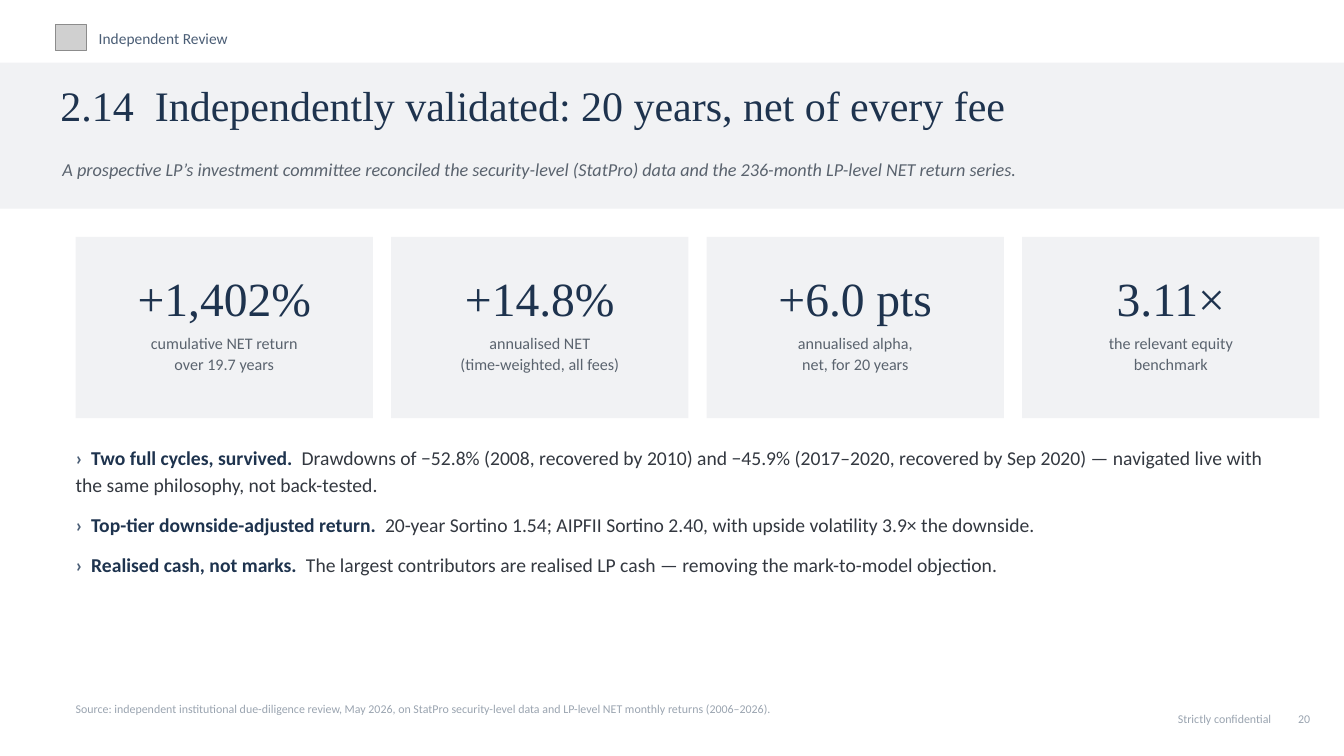
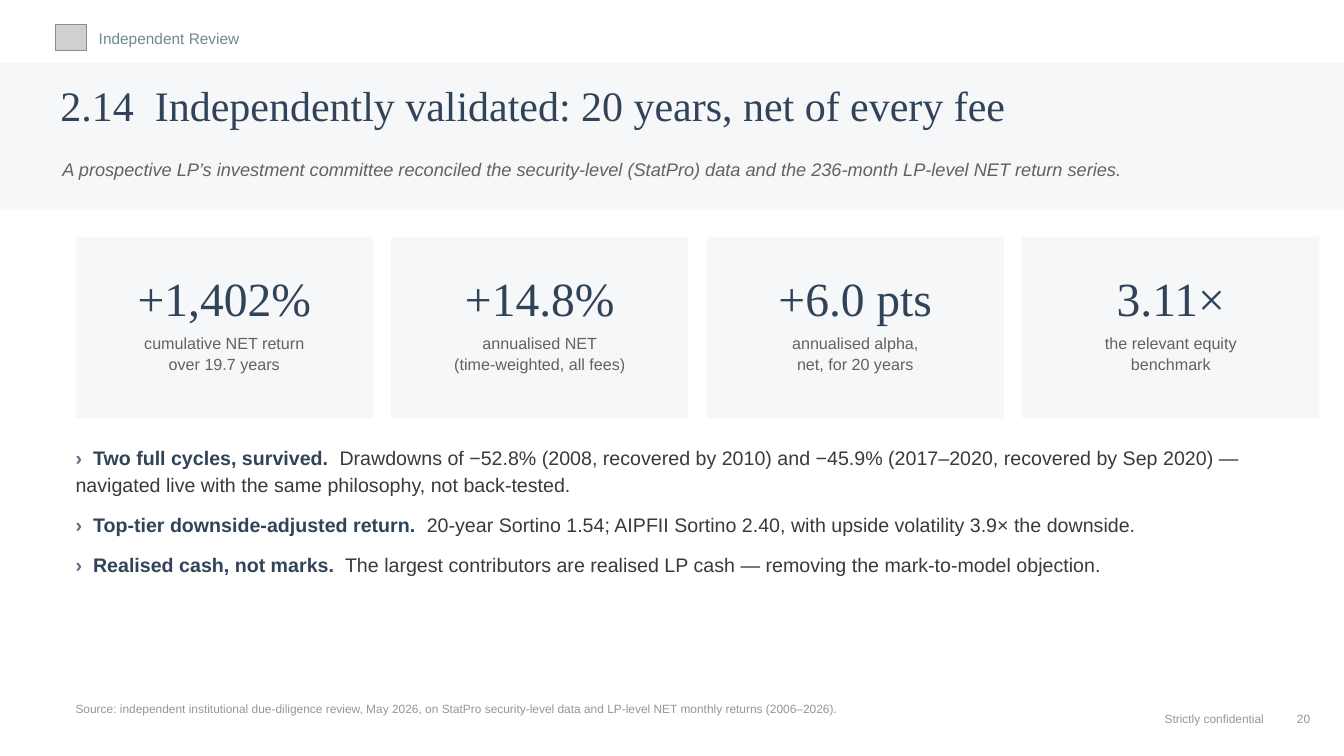
Before and after one commit to charette-lab/Claude, a slide deck: slide 23 of Athanase_Engaged_Ownership_Allocator_Deck.pptx. Drawn at 1344x756 pixels with LibreOffice and Linux fonts; fonts in the diff are those of the drawing; grey boxes stand for pictures. Boxes give left, top, right and bottom in pixels: in the first picture for what was removed or moved away, otherwise in the second. Text is boxed around its words. In the diff, an @@ line names an element or a change of style, - is before the commit and + after.

```diff
--- a/Athanase_Engaged_Ownership_Allocator_Deck.pptx
+++ b/Athanase_Engaged_Ownership_Allocator_Deck.pptx
@@ text "Independent Review" at <box>99,33,240,47</box>: font Calibri to Arial, text colour #4A5D75 to #6F8990 @@
@@ text "2.14 Independently validated: 20 years, ..." at <box>60,91,1005,129</box>: text colour #1E334E to #314359 @@
@@ text "A prospective LP’s investment committee ..." at <box>62,163,1121,180</box>: font Calibri to Arial, text colour #5A636E to #64615E @@
@@ fill #F1F2F4 to #F6F7F9 in 5 elements at <box>0,63,1344,209</box>, <box>76,237,373,418</box>, <box>391,237,689,418</box>, <box>707,237,1004,418</box>, <box>1022,237,1320,418</box> @@
@@ text "+1,402%" at <box>138,284,311,374</box>: text colour #1E334E to #314359 in "+1,402%"; font Calibri to Arial, text colour #5A636E to #64615E in "cumulative NET return", "over 19.7 years" @@
@@ text "+14.8%" at <box>454,284,625,374</box>: text colour #1E334E to #314359 in "+14.8%"; font Calibri to Arial, text colour #5A636E to #64615E in "annualised NET", "(time-weighted, all fees)" @@
@@ text "+6.0 pts" at <box>778,284,931,374</box>: text colour #1E334E to #314359 in "+6.0 pts"; font Calibri to Arial, text colour #5A636E to #64615E in "annualised alpha,", "net, for 20 years" @@
@@ text "3.11×" at <box>1105,284,1237,370</box>: text colour #1E334E to #314359 in "3.11×"; font Calibri to Arial, text colour #5A636E to #64615E in "the relevant equity", "benchmark" @@
@@ text "› Two full cycles, survived. ..." at <box>76,450,1213,576</box>: font Calibri to Arial; text colour #4A5D75 to #556A83 in "›", "›", "›"; text colour #1E334E to #314359 in "Two full cycles, survived.", "Top-tier downside-adjusted return.", "Realised cash, not marks."; text colour #333840 to #3C3937 in "Drawdowns of −52.8% (2008, recovered by 2010) ...", "20-year Sortino 1.54; AIPFII Sortino 2.40, with ...", "The largest contributors are realised LP cash ..." @@
@@ text "Source: independent institutional due-diligence review, ..." at <box>76,704,837,716</box>: font Calibri to Arial, text colour #9AA4B0 to #9A958E @@
@@ text "Strictly confidential 20" at <box>1165,714,1310,726</box>: font Calibri to Arial, text colour #9AA4B0 to #9A958E @@
```
Also in this commit, not shown: 26 other slides changed, 1 other file.
